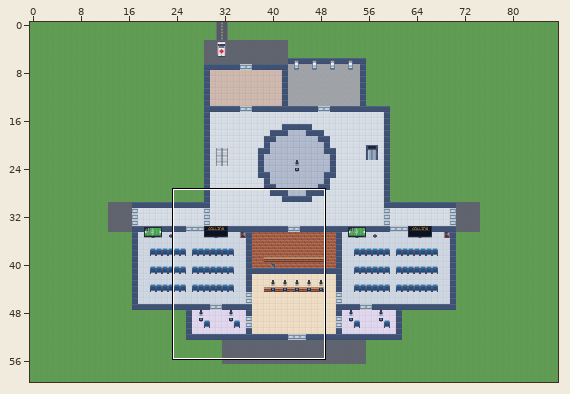
A Tiled map (JSON) gets an edit: hospital2d/maps/floor0.tmj. The picture above shows the old version from afar; the outline marks the close-up.
Close-up. Before the edit:
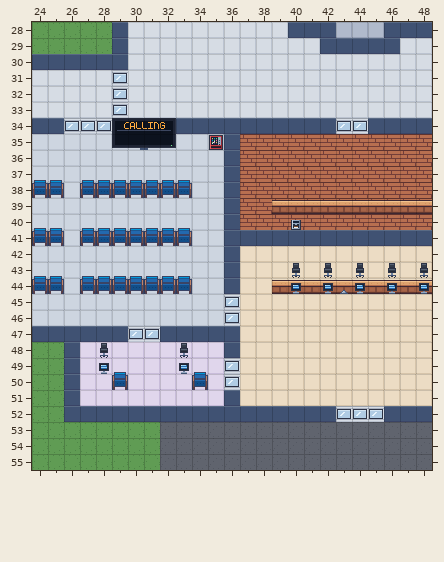
Cells are 16x16 px. Shown: x 24..48, y 28..55. The commit also changed other parts of the map, which this record leaves out.
After:
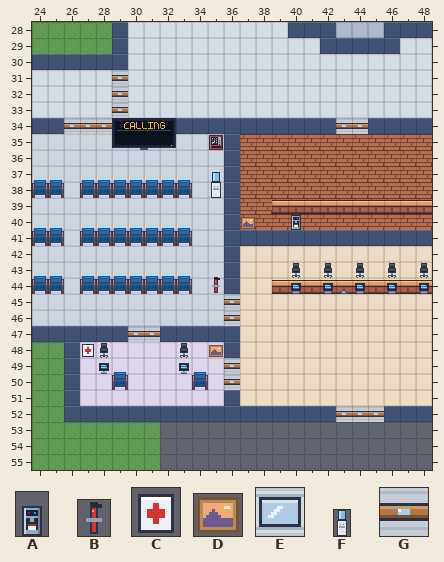
Key: from "hospital": A 13 "coffee", B 29 "fire_extinguisher", C 30 "first_aid", D 40 "painting_1", E 58 "door", F 59 "water_cooler", G 76 "door".
_ is an empty cell.
Objects are placed by their top-left corner, in cells (3,4 is the top-left corner of cell 3,4); size is 1x1 cell unless given.
From old to new:
{"where": "layer \"ground\""}
{"y":31,"x":29,"old":"E","new":"G"}
{"y":32,"x":29,"old":"E","new":"G"}
{"y":33,"x":29,"old":"E","new":"G"}
{"y":34,"x":26,"old":"EEE","new":"GGG"}
{"y":34,"x":43,"old":"EE","new":"GG"}
{"y":45,"x":36,"old":"E","new":"G"}
{"y":46,"x":36,"old":"E","new":"G"}
{"y":47,"x":30,"old":"EE","new":"GG"}
{"y":49,"x":36,"old":"E","new":"G"}
{"y":50,"x":36,"old":"E","new":"G"}
{"y":52,"x":43,"old":"EEE","new":"GGG"}
{"where": "layer \"furniture\""}
{"was": "A \"coffee\" at 40,40.1 size 1x0.9", "now": "A \"coffee\" at 40,39.6 size 1x1.4"}
{"now": "F \"water_cooler\" at 35,37.4 size 1x1.6"}
{"now": "D \"painting_1\" at 37,40.1 size 1x0.9"}
{"now": "B \"fire_extinguisher\" at 35,43.9 size 1x1.1"}
{"now": "C \"first_aid\" at 27,48"}
{"now": "D \"painting_1\" at 35,48.1 size 1x0.9"}
